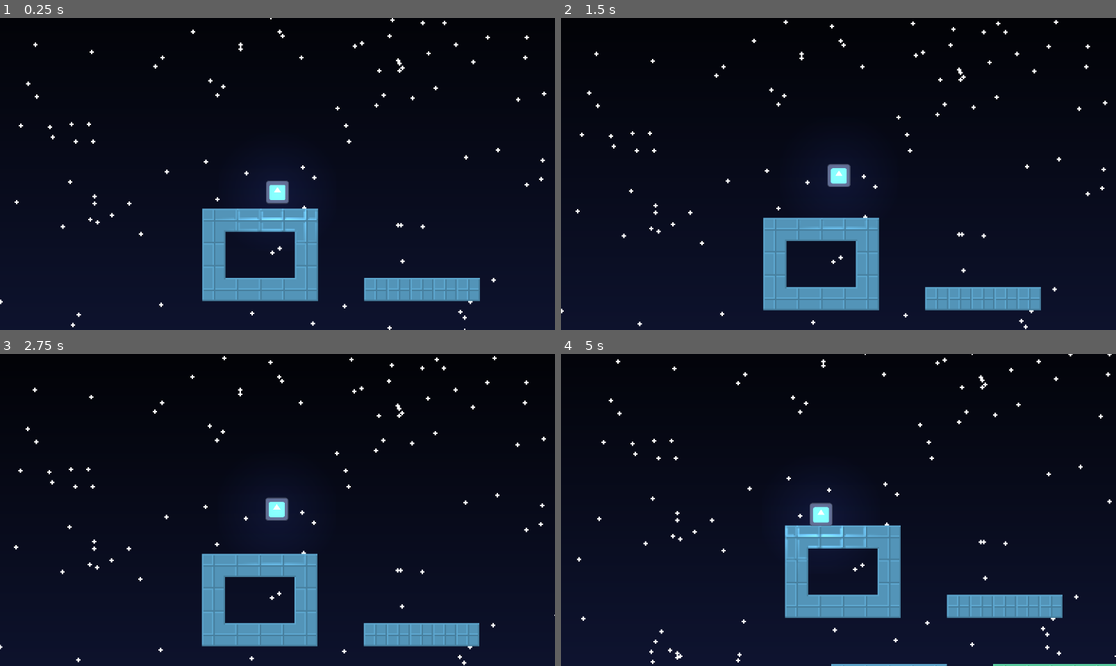
Above: before the commit, frames 1-4 (two rows, left to right).
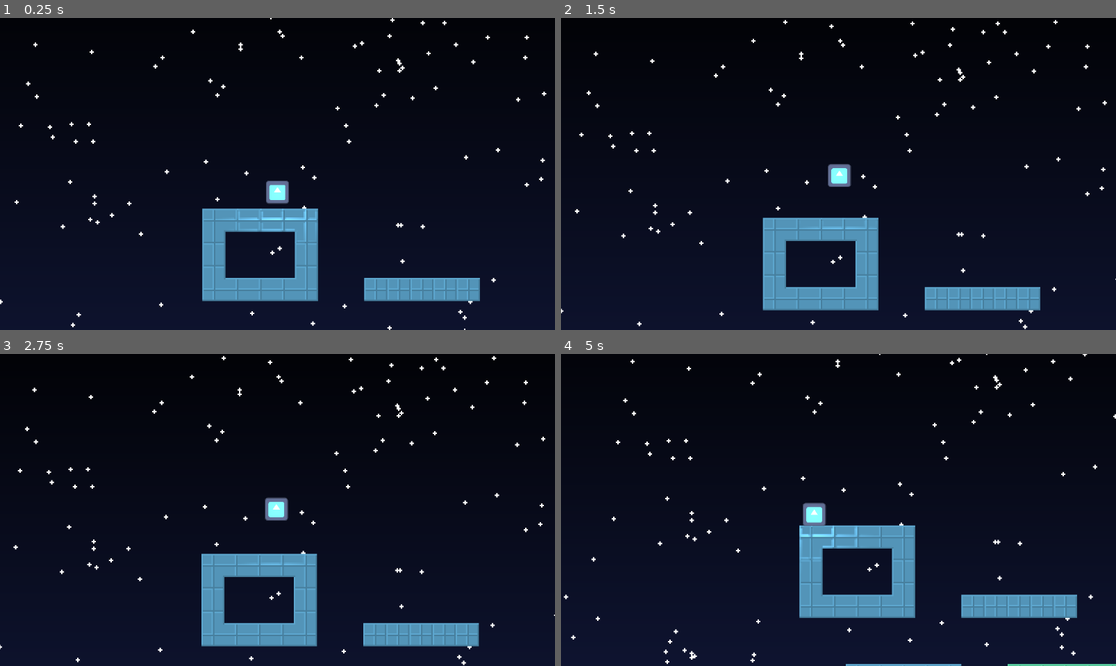
Above: after the commit, the same moments.

Repository: reneelias/Godot-2D-Platformer
Game: Godot game, scene res://main.tscn
Same seed, same stepped clock (60 frames per second), same inputs: the game is played once before the commit and once after it. The engine's default icon, where the game draws it, is replaced by a stand-in: a white triangle on a blue panel in a dark square.
Inputs:
- Up to frame 1 (0.25 s): no input
- Up to frame 2 (1.5 s): hold R 0.53-1.28 s; hold D from 0.53 s (still down); tap Space at 0.77 s; tap R at 1.35 s
- Up to frame 3 (2.75 s): tap Space at 1.52 s; release D at 2.03 s; hold A from 2.03 s (still down); hold R from 2.03 s (still down)
- Up to frame 4 (5 s): release A at 2.78 s; release R at 2.78 s; hold D 2.78-4.28 s; tap R at 2.85, 4.35 s; tap Space at 3.02, 3.77, 4.52 s; hold R 3.53-4.28 s; hold A from 4.28 s (still down)

The runs differ from the first frame. In frame 2, 0.8% of the frame differs, in the area x 0-100%, y 0-100%; in frame 3, 0.7%; in frame 4, 5.1%.

Commit message:
Background lighting changes

Diff:
--- a/2d-platformer/main.tscn
+++ b/2d-platformer/main.tscn
@@ -273,12 +273,14 @@
 [node name="Node2D" type="Node2D"]
 
 [node name="NightSkyNoDither" type="Sprite2D" parent="."]
+z_index = -200
 texture_filter = 1
 position = Vector2(-59, -118)
 texture = ExtResource("1_lquwl")
 
 [node name="NightSky" type="Sprite2D" parent="."]
 visible = false
+z_index = -200
 texture_filter = 1
 position = Vector2(-58, -119)
 texture = ExtResource("1_1bvp3")
@@ -291,7 +293,9 @@
 [node name="Player" type="CharacterBody2D" parent="."]
 position = Vector2(-156, -223)
 script = ExtResource("5_7mycd")
+moveSpeed = 10.0
 jumpSpeed = 275
+friction = 0.075
 
 [node name="CollisionShape2D" type="CollisionShape2D" parent="Player"]
 shape = SubResource("RectangleShape2D_0xm2m")
@@ -304,7 +308,8 @@
 zoom = Vector2(3, 3)
 position_smoothing_enabled = true
 
-[node name="CharacterBody2D#RigidBody2D#PointLight2D" type="PointLight2D" parent="Player"]
+[node name="PlayerLight" type="PointLight2D" parent="Player"]
+range_z_min = -50
 shadow_enabled = true
 shadow_color = Color(0, 0, 0, 0.988235)
 texture = SubResource("GradientTexture2D_h2yge")
